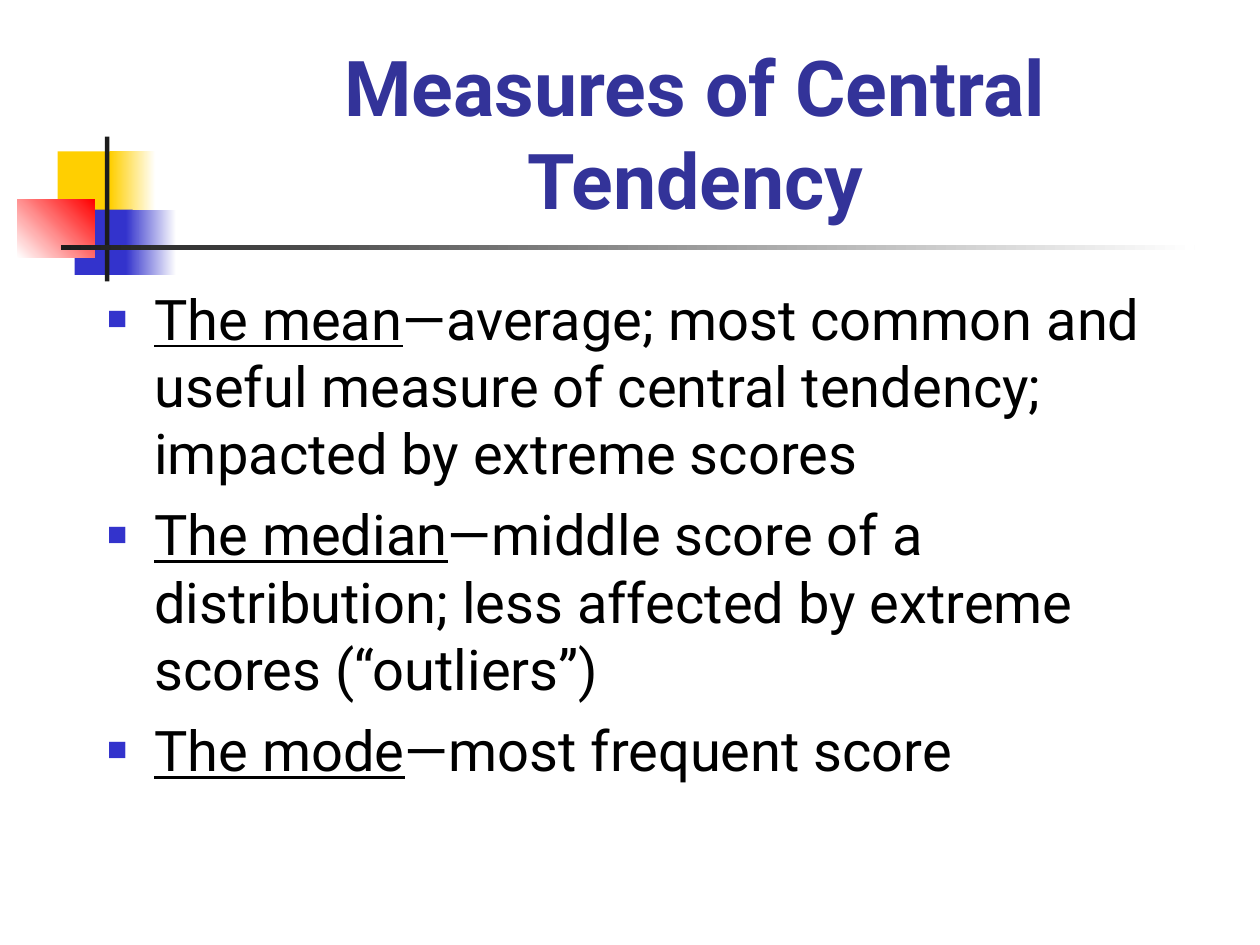
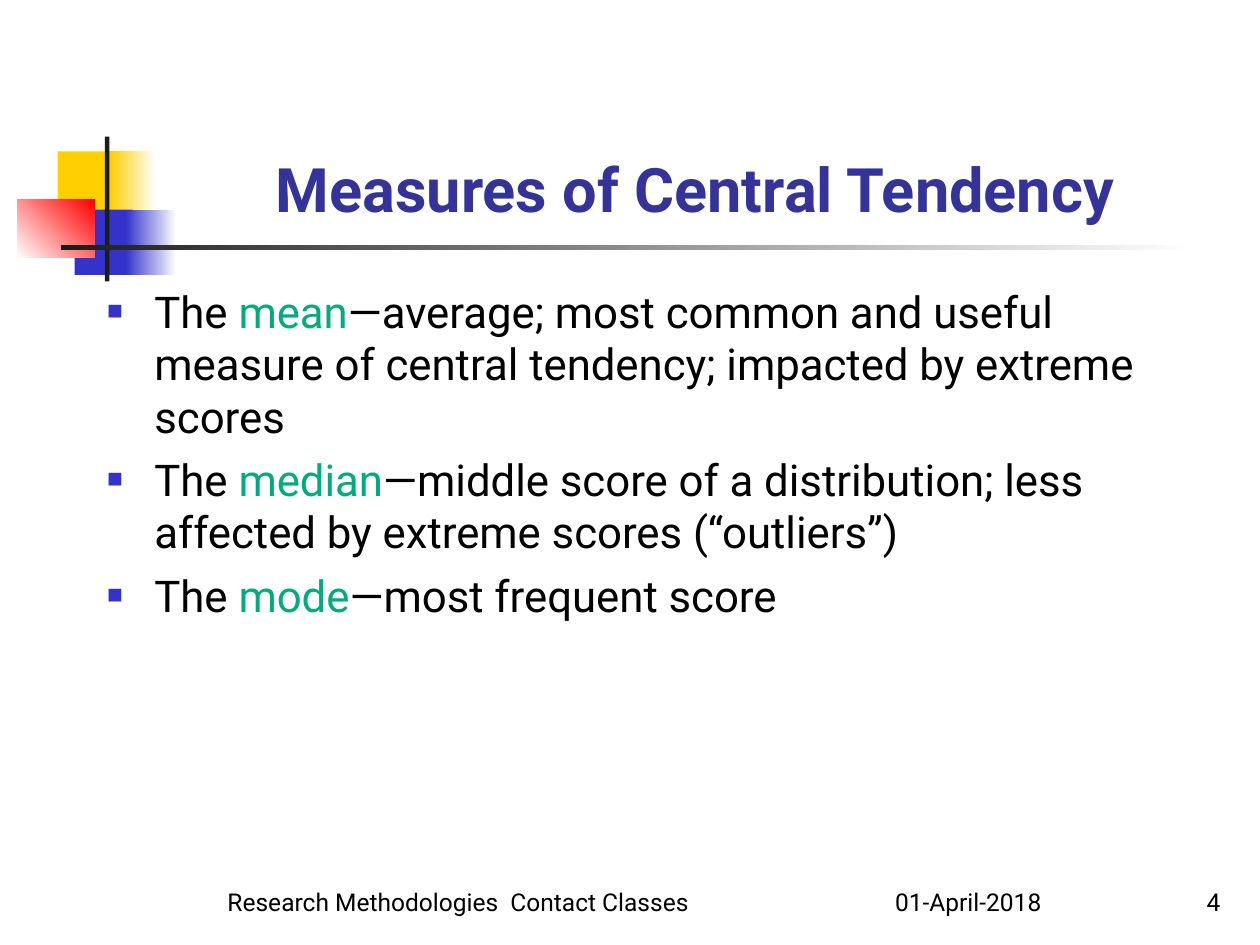
Before and after one commit to serializability/Research-Talk, a slide deck: slide 4 of Univariate Data Analysis.ppt. Drawn at 1260x945 pixels with LibreOffice and Linux fonts; fonts in the diff are those of the drawing. Boxes give left, top, right and bottom in pixels: in the first picture for what was removed or moved away, otherwise in the second. Text is boxed around its words. In the diff, an @@ line names an element or a change of style, - is before the commit and + after.

```diff
--- a/Univariate Data Analysis.ppt
+++ b/Univariate Data Analysis.ppt
@@ title "Measures of Central Tendency" at (x1=276, y1=165, x2=1114, y2=225): size 44 to 35 pt @@
@@ text "The mean—average; most common and ..." at (x1=154, y1=294, x2=1133, y2=621): size 32 to 25 pt; text colour #000000 to #00AB7E in "mean—average;", "median—middle", "mode—most"; underline off in "The mean—average;", "The median—middle", "The mode—most"; less space between paragraphs @@
@@ text added at (x1=227, y1=892, x2=1041, y2=916), 14 pt, text #000000 @@
+Research Methodologies Contact Classes 01-April-2018
@@ page number added at (x1=1207, y1=893, x2=1221, y2=911), 14 pt, text #000000 @@
+4
```
Also in this commit, not shown: 7 other slides changed, 6 slides added, 1 slide removed.
